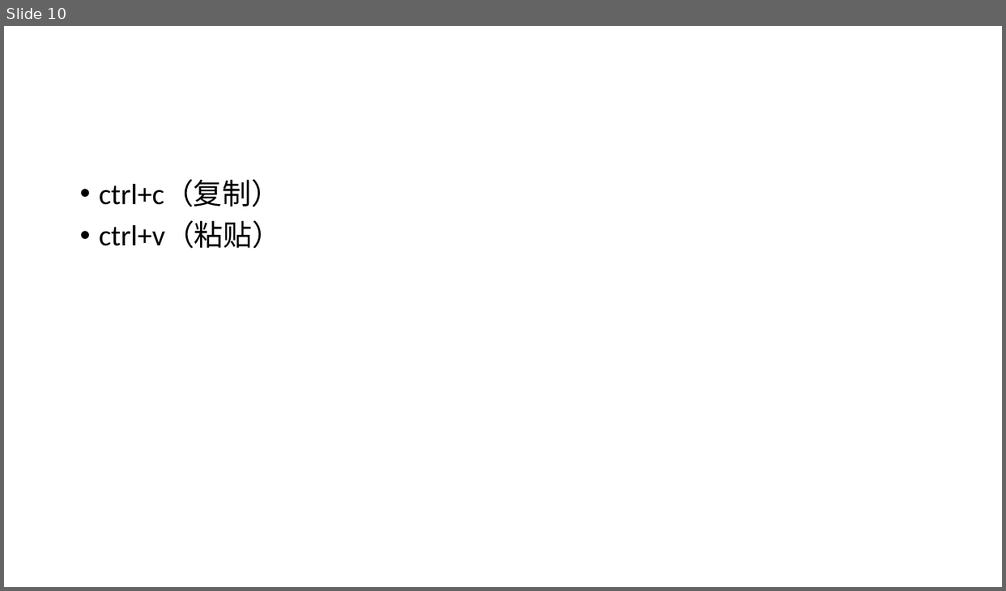
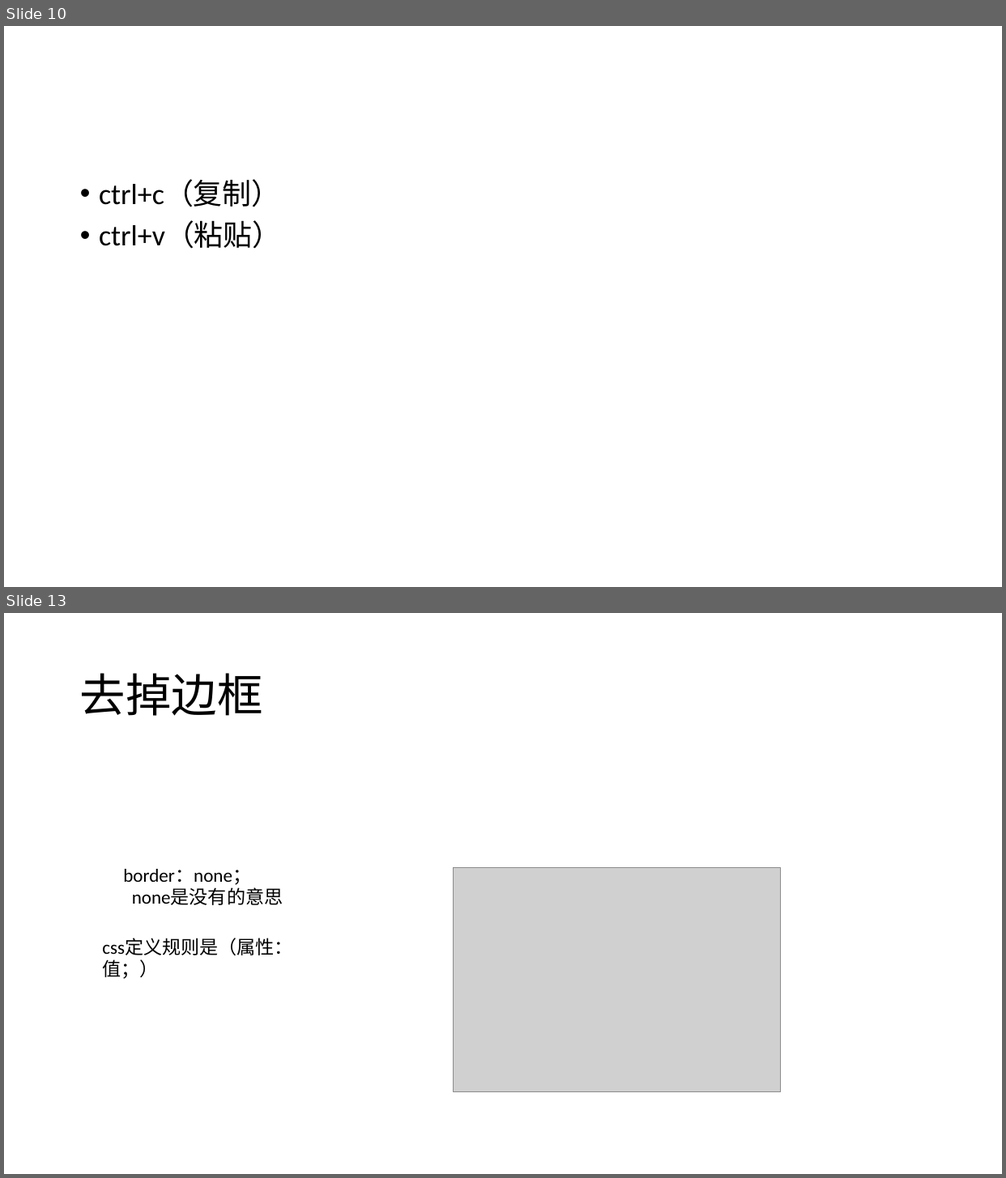
Before and after one commit to coderLynn/lecture, a slide deck: 课程/初级/html+css部分.pptx. Shown one above the other, each under a label of ours: slide 10 before the commit, slides 10 and 13 after it; the slides between them are not shown. The pictures are 1006x591 and 1006x1178 pixels, drawn with LibreOffice and Linux fonts; fonts in the diff are those of the drawing; grey boxes stand for pictures. Boxes give left, top, right and bottom in pixels: in the first picture for what was removed or moved away, otherwise in the second. Text is boxed around its words. In the diff, an @@ line names an element or a change of style, - is before the commit and + after.

```diff
--- a/课程/初级/html+css部分.pptx
+++ b/课程/初级/html+css部分.pptx
@@ slide 13 added at (4, 613, 1002, 1174), background #FFFFFF @@
@@ title added at (80, 673, 263, 716), 44 pt, text #000000 @@
+去掉边框
@@ text added at (123, 869, 283, 905), 18 pt, text #000000 @@
+border：none；
+none是没有的意思
@@ picture added at (454, 868, 781, 1093) @@
@@ text added at (102, 938, 293, 979), 18 pt, text #000000 @@
+css定义规则是（属性：值；）
```
Also in this commit, not shown: 15 other slides added, 5 other files.
